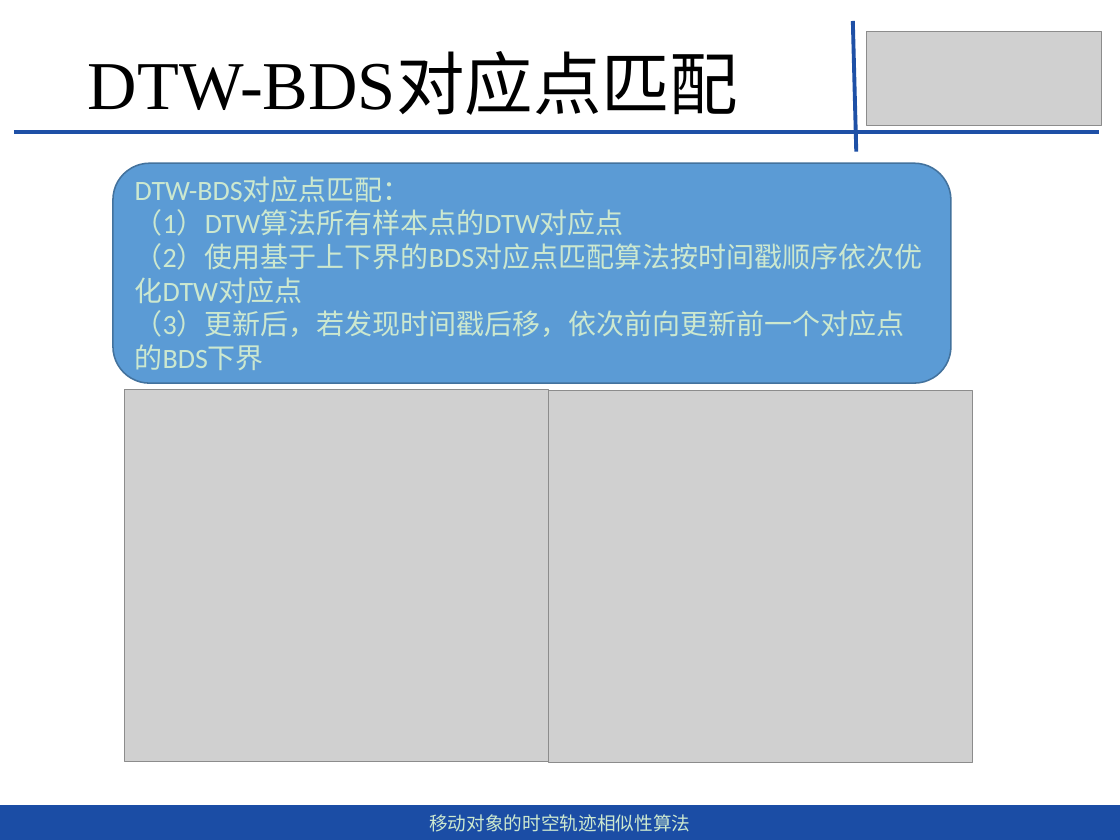
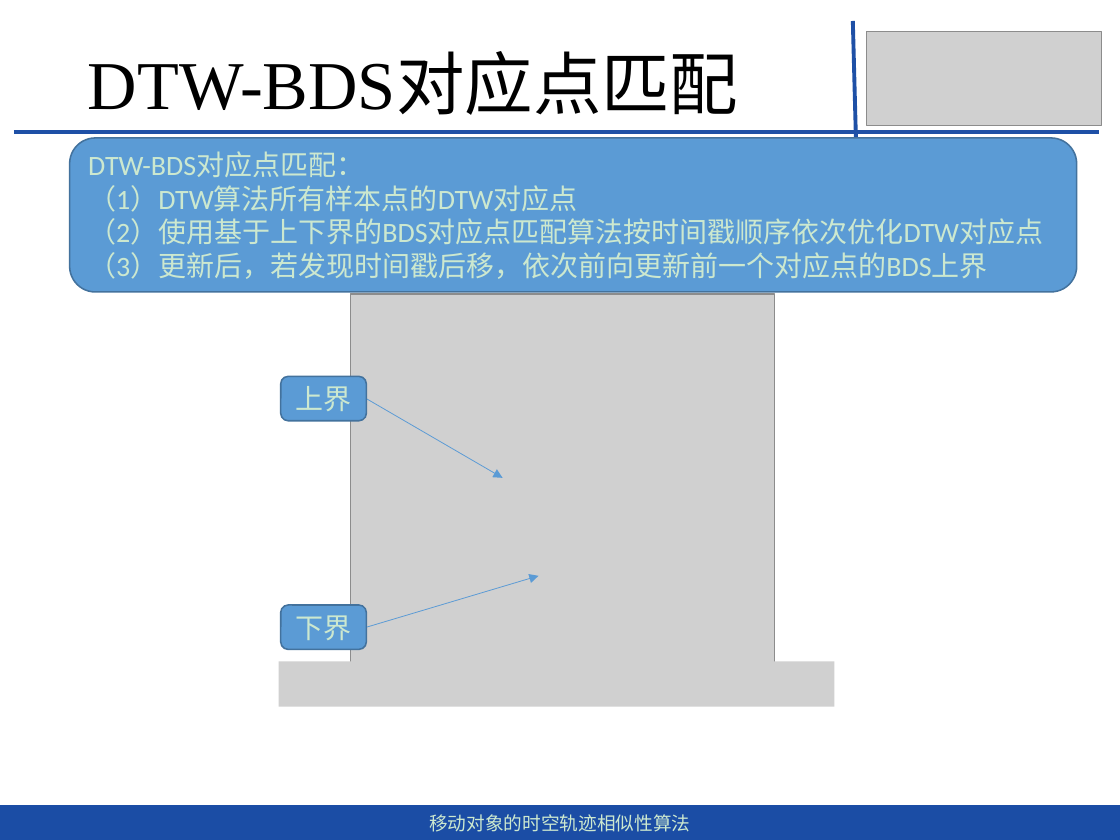
Before and after one commit to dingguangwei/biyelunwen, a slide deck: slide 14 of 答辩——毕设.pptx (slide 13 before the commit). Drawn at 1120x840 pixels with LibreOffice and Linux fonts; fonts in the diff are those of the drawing; grey boxes stand for pictures. Boxes give left, top, right and bottom in pixels: in the first picture for what was removed or moved away, otherwise in the second. Text is boxed around its words. In the diff, an @@ line names an element or a change of style, - is before the commit and + after.

```diff
--- a/答辩——毕设.pptx
+++ b/答辩——毕设.pptx
@@ rounded rectangle "DTW-BDS对应点匹配：": place and size @@
-rounded rectangle "DTW-BDS对应点匹配：" at <box>113,164,951,383</box>
+rounded rectangle "DTW-BDS对应点匹配：" at <box>69,138,1076,292</box>
@@ text in rounded rectangle at <box>88,252,988,279</box>: text changed @@
-（3）更新后，若发现时间戳后移，依次前向更新前一个对应点的BDS下界
+（3）更新后，若发现时间戳后移，依次前向更新前一个对应点的BDS上界
@@ picture: place and size @@
-picture at <box>125,390,549,762</box>
+picture at <box>351,295,774,666</box>
@@ picture removed at <box>549,391,972,763</box> @@
@@ group added at <box>281,376,539,650</box>: 2 arrows, 2 rounded rectangles @@
+上界
+下界
@@ picture added at <box>279,662,834,707</box> @@
```
Also in this commit, not shown: 4 other slides changed, 7 slides added, 1 other file.
